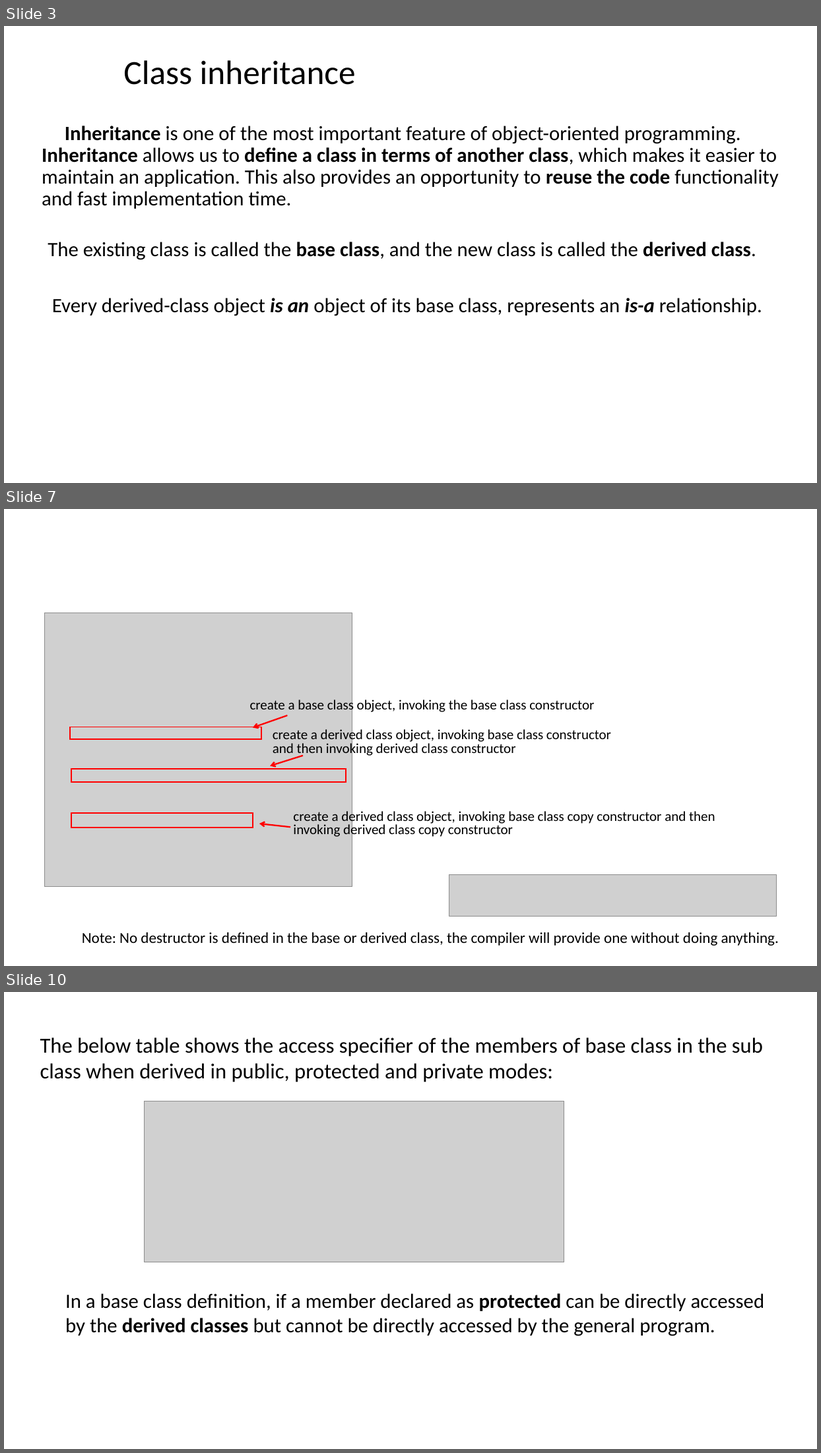
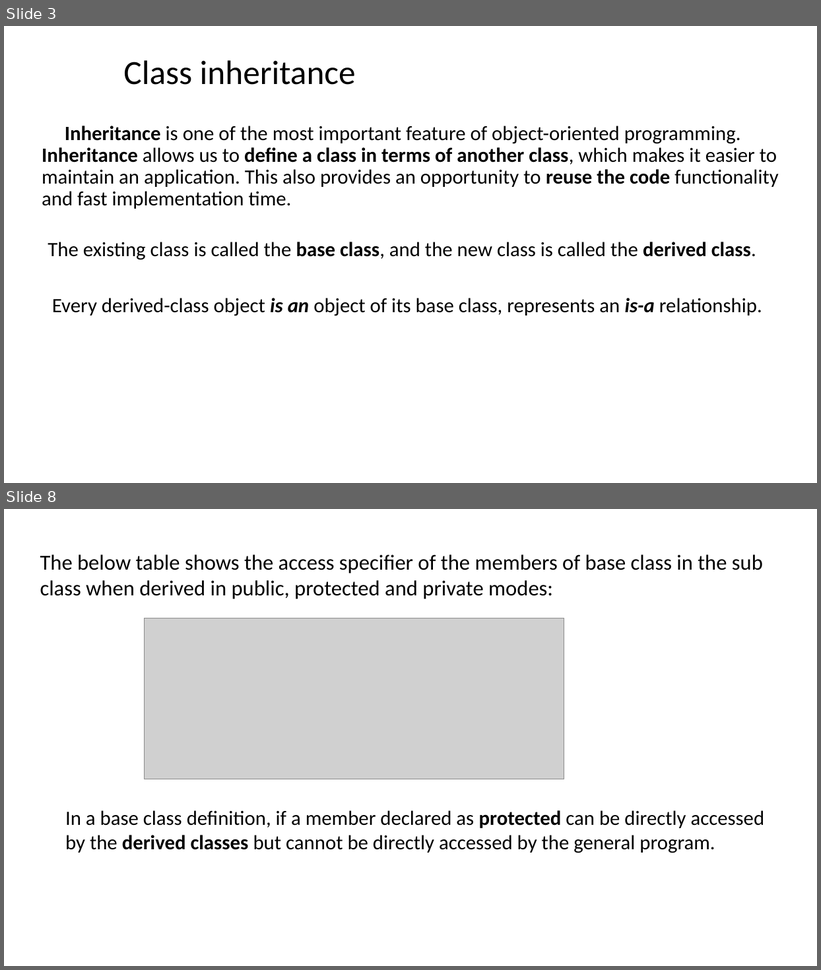
Before and after one commit to ShiqiYu/CPP, a slide deck: week12/Lab12.pptx. Shown one above the other, each under a label of ours: slides 3, 7 and 10 before the commit, slides 3 and 8 after it; the slides between them are not shown. The pictures are 821x1453 and 821x970 pixels, drawn with LibreOffice and Linux fonts; fonts in the diff are those of the drawing; grey boxes stand for pictures; background and template pictures are left out. Boxes give left, top, right and bottom in pixels: in the first picture for what was removed or moved away, otherwise in the second. Text is boxed around its words. In the diff, an @@ line names an element or a change of style, - is before the commit and + after.

```diff
--- a/week12/Lab12.pptx
+++ b/week12/Lab12.pptx
@@ slide 7 removed at [4,509,817,966], background #FFFFFF @@
@@ picture removed at [45,613,352,887] @@
@@ text removed at [250,698,594,714] @@
-create a base class object, invoking the base class constructor
@@ arrow removed from (288, 716) to (253, 728) @@
@@ rectangle removed at [70,727,261,739] @@
@@ text removed at [273,728,611,757] @@
-create a derived class object, invoking base class constructor
-and then invoking derived class constructor
@@ arrow removed from (303, 756) to (270, 766) @@
@@ rectangle removed at [71,769,346,782] @@
@@ rectangle removed at [71,813,253,828] @@
@@ arrow removed from (290, 827) to (259, 824) @@
@@ text removed at [293,809,715,839] @@
-create a derived class object, invoking base class copy constructor and then
-invoking derived class copy constructor
@@ picture removed at [450,875,776,916] @@
@@ text removed at [82,933,779,946] @@
-Note: No destructor is defined in the base or derived class, the compiler will provide one without doing anything.
@@ what was slide 10 is now slide 8 @@
```
Also in this commit, not shown: 7 slides changed, 3 slides added, 5 other slides removed.
